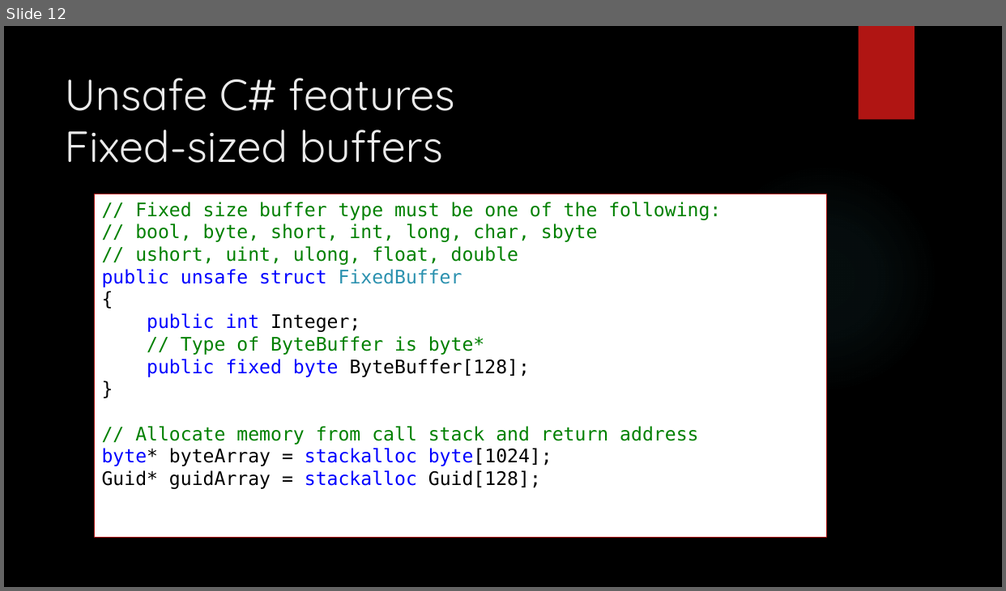
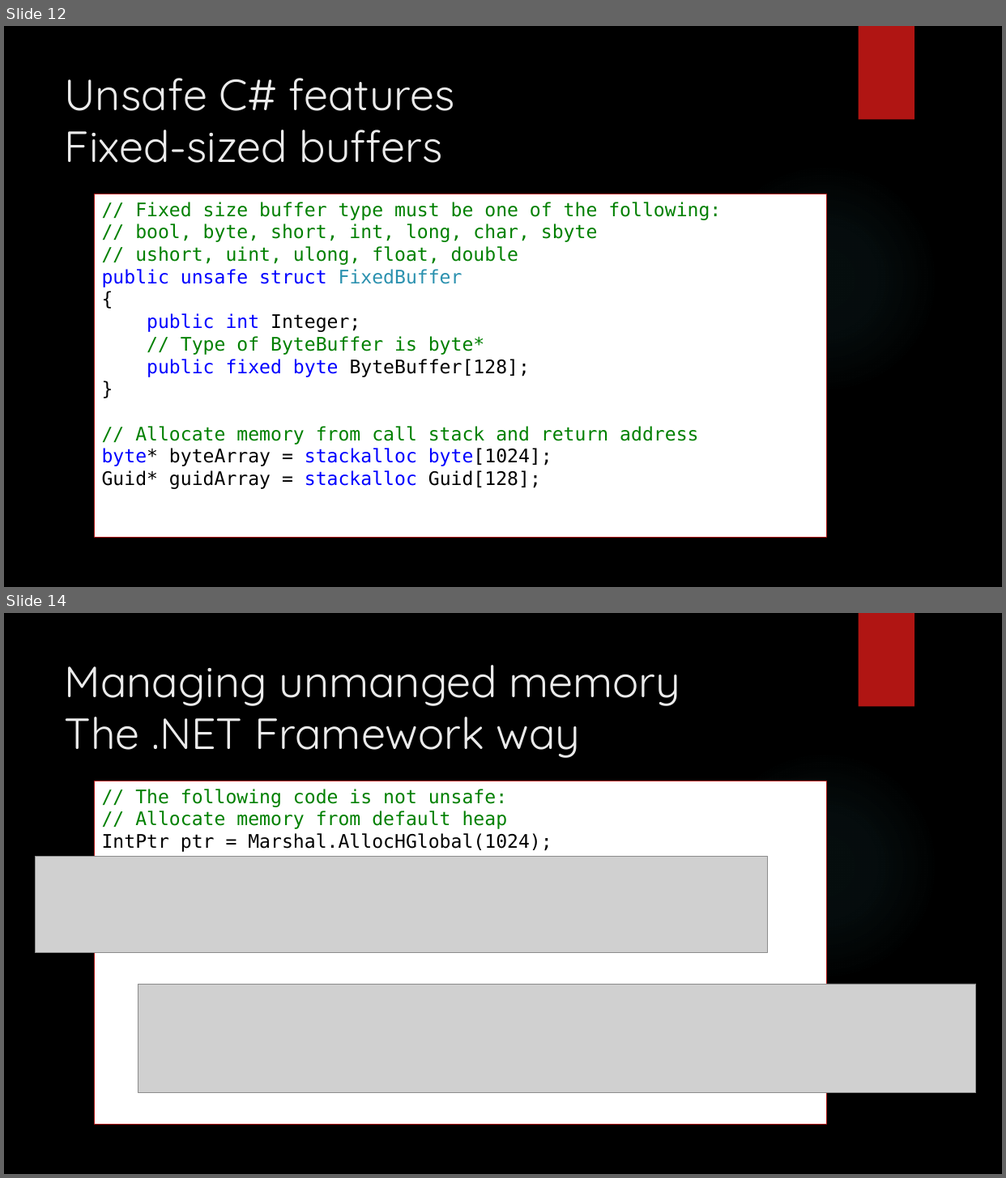
Before and after one commit to dennisdietrich/UnsafeCSharp, a slide deck: doc/Introduction to unsafe C#.pptx. Shown one above the other, each under a label of ours: slide 12 before the commit, slides 12 and 14 after it; the slides between them are not shown. The pictures are 1006x591 and 1006x1178 pixels, drawn with LibreOffice and Linux fonts; fonts in the diff are those of the drawing; grey boxes stand for pictures; background and template pictures are left out. Boxes give left, top, right and bottom in pixels: in the first picture for what was removed or moved away, otherwise in the second. Text is boxed around its words. In the diff, an @@ line names an element or a change of style, - is before the commit and + after.

Commit message:
Added heap allocations with BCL classes

```diff
--- a/doc/Introduction to unsafe C#.pptx
+++ b/doc/Introduction to unsafe C#.pptx
@@ slide 14 added at bbox=[4, 613, 1002, 1174], background picture (left out); not listed: 2 template elements that a slide beside it also shows @@
@@ title added at bbox=[65, 665, 681, 758], 42 pt, text #EBEBEB @@
+Managing unmanged memory
+The .NET Framework way
@@ rectangle added at bbox=[95, 781, 827, 1125], fill #FFFFFF, outline #B01513 1.25 pt, 18 pt, text #008000 @@
+// The following code is not unsafe:
+// Allocate memory from default heap
+IntPtr ptr = Marshal.AllocHGlobal(1024);
+// Free memory
+Marshal.FreeHGlobal(ptr);
@@ picture added at bbox=[36, 856, 768, 953] @@
@@ picture added at bbox=[138, 984, 977, 1093] @@
```
Also in this commit, not shown: 1 other slide added, 3 other files.
